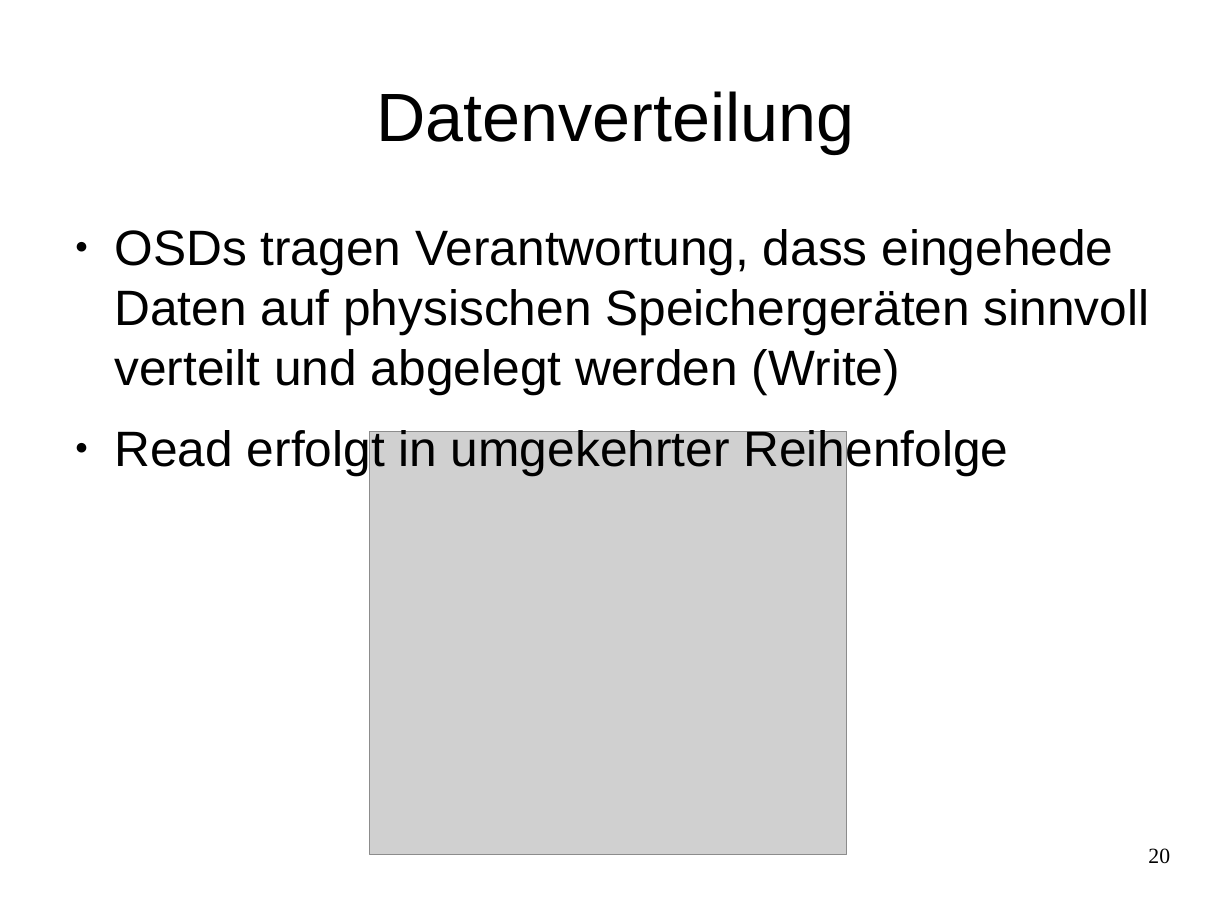
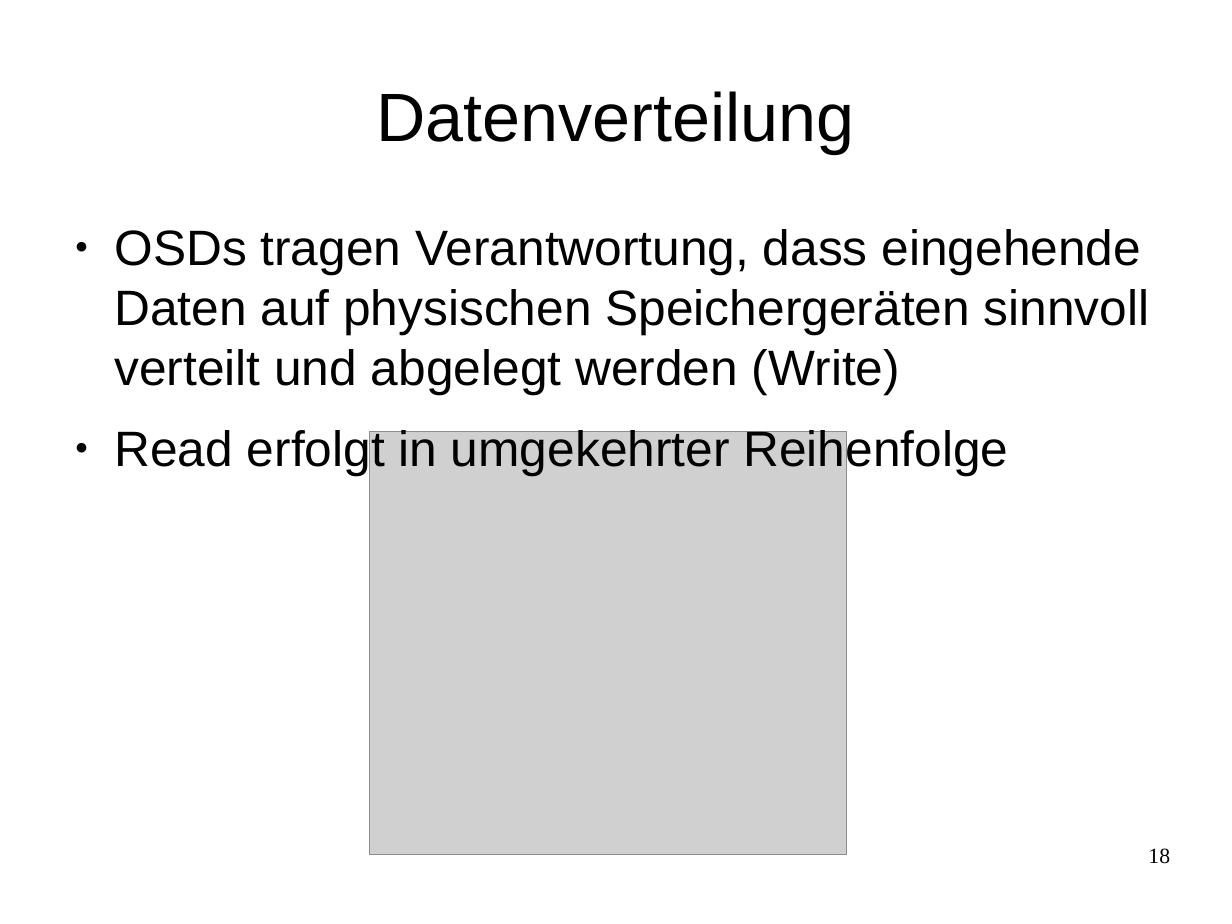
Before and after one commit to celentanos/inora, a slide deck: slide 18 of inora_vortrag_M.odp (slide 20 before the commit). Drawn at 1232x924 pixels with LibreOffice and Linux fonts; fonts in the diff are those of the drawing; grey boxes stand for pictures. Boxes give left, top, right and bottom in pixels: in the first picture for what was removed or moved away, otherwise in the second. Text is boxed around its words. In the diff, an @@ line names an element or a change of style, - is before the commit and + after.

```diff
--- a/inora_vortrag_M.odp
+++ b/inora_vortrag_M.odp
@@ text at bbox=[114, 229, 1150, 394]: text changed @@
-● OSDs tragen Verantwortung, dass eingehede Daten auf physischen Speichergeräten sinnvoll verteilt und abgelegt werden (Write)
+● OSDs tragen Verantwortung, dass eingehende Daten auf physischen Speichergeräten sinnvoll verteilt und abgelegt werden (Write)
@@ page number at bbox=[1148, 848, 1170, 864]: text changed @@
-20
+18
```
Also in this commit, not shown: 7 other slides changed, 6 slides added, 9 slides removed, 3 other files.
